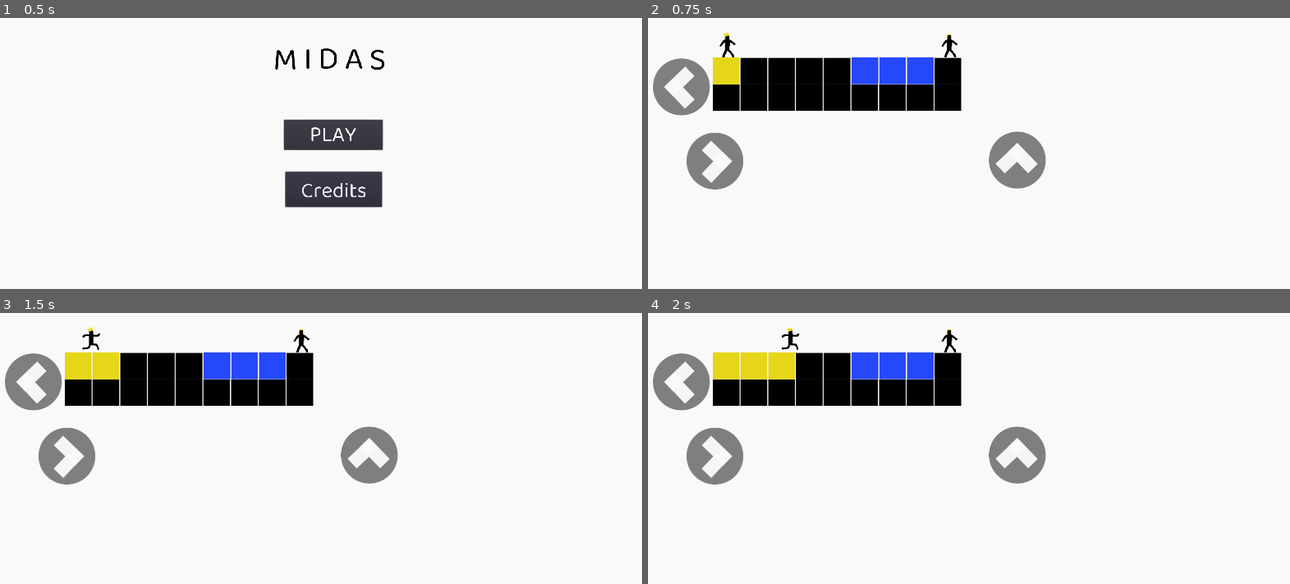
Above: before the commit, frames 1-4 (two rows, left to right).
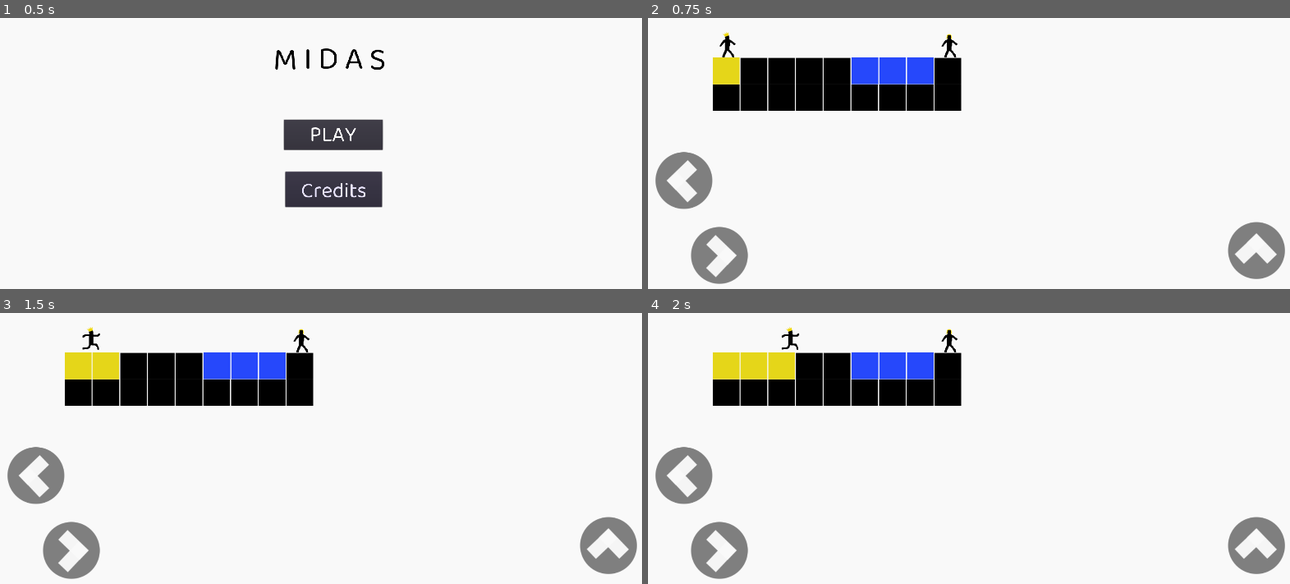
Above: after the commit, the same moments.

Repository: meburns/midas
Game: Godot game, scene res://src/Menu.tscn
Two runs of this game, one before a commit and one after it. Both use one fixed random seed, a clock stepped at 60 frames per second and the inputs below.
Inputs:
- Up to frame 1 (0.5 s): no input
- Up to frame 2 (0.75 s): click "PLAY" at 0.5 s
- Up to frame 3 (1.5 s): tap Enter (ui_accept) at 1.25 s; hold Right (move_right) from 1.28 s (still down); tap R (refresh) at 1.35 s
- Up to frame 4 (2 s): keep holding Right (move_right); tap Space (jump) at 1.52 s

Frame 1 is identical in both runs. In frame 2, 6.3% of the frame differs, in the area x 0-100%, y 14-99%; in frame 3, 6.3%; in frame 4, 6.3%.

Commit message:
Adjust touch buttons to match 1920x1080 size

Diff:
--- a/src/TouchButtons.tscn
+++ b/src/TouchButtons.tscn
@@ -8,21 +8,21 @@
 
 [node name="TouchLeft" type="TouchScreenButton" parent="."]
 modulate = Color( 0, 0, 0, 1 )
-position = Vector2( 6.51825, 374.956 )
+position = Vector2( 14.0163, 648.631 )
 normal = ExtResource( 3 )
 action = "move_left"
 visibility_mode = 1
 
 [node name="TouchRight" type="TouchScreenButton" parent="."]
 modulate = Color( 0, 0, 0, 1 )
-position = Vector2( 110.669, 591.846 )
+position = Vector2( 123.79, 867.395 )
 normal = ExtResource( 2 )
 action = "move_right"
 visibility_mode = 1
 
 [node name="TouchJump" type="TouchScreenButton" parent="."]
 modulate = Color( 0, 0, 0, 1 )
-position = Vector2( 991.696, 585.956 )
+position = Vector2( 1690.88, 850.258 )
 normal = ExtResource( 1 )
 action = "jump"
 visibility_mode = 1
